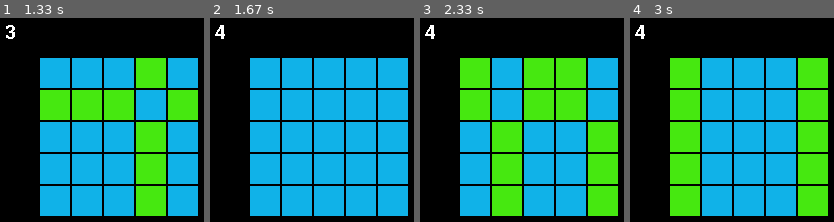
Above: before the commit, frames 1-4 (left to right).
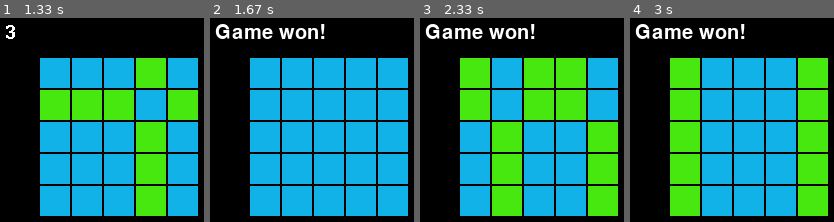
Above: after the commit, the same moments.

Repository: centipeda/pygame-shockwave
Game: pygame game, started from shockgame.py
Same seed, same stepped clock (60 frames per second), same inputs: the game is played once before the commit and once after it. The source is Python 2; it was converted automatically to run under Python 3.
Inputs (mouse positions are in pixels of both pictures, inside the frame that each line leads up to):
- Up to frame 1 (1.33 s): press the mouse at (150, 201) at 0.37 s; move the mouse to (102, 171) at 0.47 s; release the mouse at (51, 142) at 0.6 s; press the mouse at (183, 136) at 0.7 s; move the mouse to (177, 115) at 0.8 s; release the mouse at (173, 93) at 0.93 s; press the mouse at (150, 73) at 1.03 s; move the mouse to (163, 132) at 1.13 s; release the mouse at (177, 191) at 1.27 s
- Up to frame 2 (1.67 s): click (360, 105) at 1.38 s
- Up to frame 3 (2.33 s): click (515, 60) at 1.72 s; press the mouse at (507, 105) at 2.03 s; move the mouse to (554, 109) at 2.13 s; release the mouse at (603, 115) at 2.27 s
- Up to frame 4 (3 s): press the mouse at (780, 201) at 2.37 s; move the mouse to (750, 150) at 2.47 s; release the mouse at (721, 99) at 2.6 s; click (678, 87) at 2.72 s

Frame 1 is identical in both runs. In frame 2, 1.9% of the frame differs, in the area x 2-57%, y 2-11%; in frame 3, 1.9%; in frame 4, 1.9%.

Commit message:
Added on-screen victory message.

Diff:
--- a/shockgame.py
+++ b/shockgame.py
@@ -53,6 +53,9 @@
         if not won:
             SCREEN.fill(BGCOLOR,rect=scorerect)
             scorerect = SCREEN.blit(scorecount.render(),(5,5))
+        else:
+            SCREEN.fill(BGCOLOR,rect=scorerect)
+            scorerect = SCREEN.blit(scorecount.renderwin(),(5,5))
 
 
         # Updates colors of tiles in board.
--- a/shockobjs.py
+++ b/shockobjs.py
@@ -36,6 +36,10 @@
 
     def render(self):
         txtsurf = self.text.render(str(self.count),False,WHITE)
+        return txtsurf
+
+    def renderwin(self):
+        txtsurf = self.text.render("Game won!",True,WHITE)
         return txtsurf
 
 class Tile():
